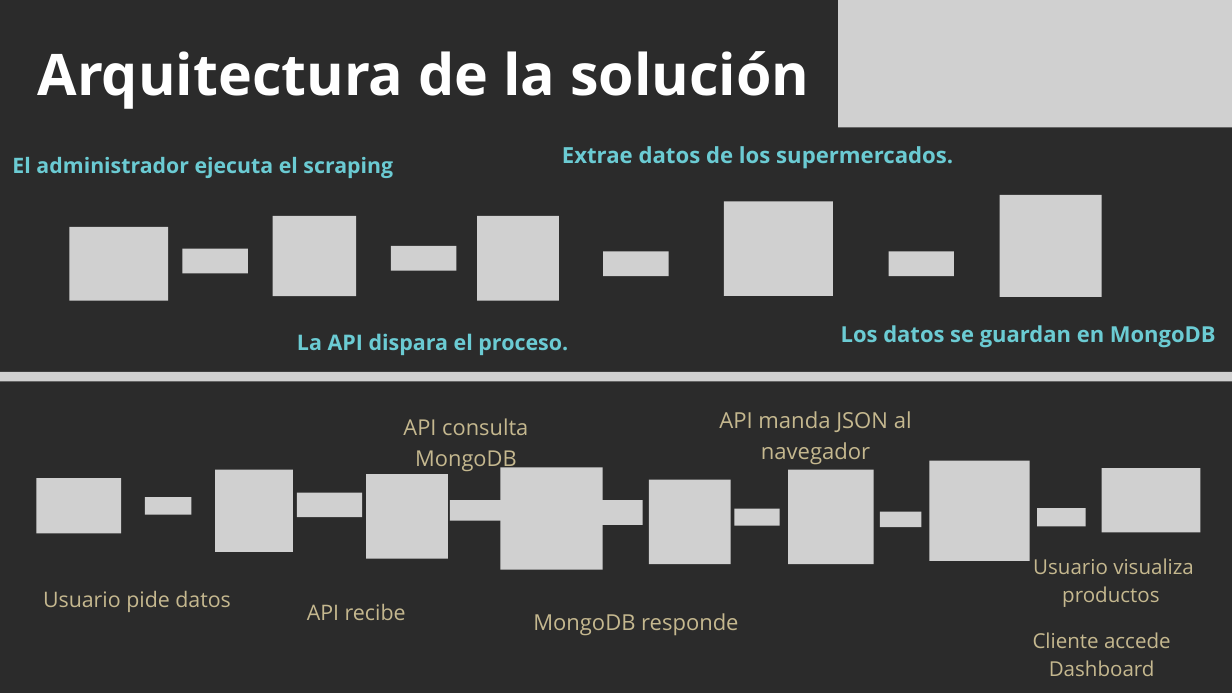
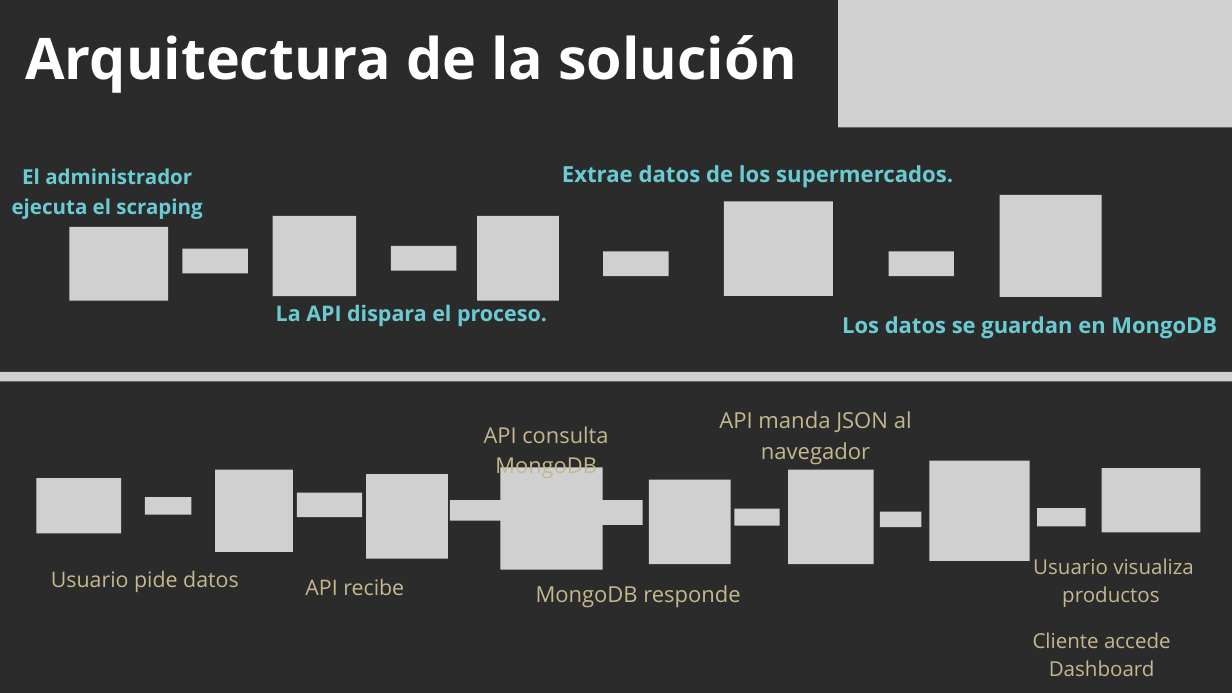
Before and after one commit to Minikronoz/Proyecto-Capstone-Grupo-1, a slide deck: slide 8 of Fase 2/Evidencias Proyecto/Presentación Proyecto.pptx. Drawn at 1232x693 pixels with LibreOffice and Linux fonts; fonts in the diff are those of the drawing; grey boxes stand for pictures; background and template pictures are left out; a plain dark background stands for a picture behind light text. Boxes give left, top, right and bottom in pixels: in the first picture for what was removed or moved away, otherwise in the second. Text is boxed around its words. In the diff, an @@ line names an element or a change of style, - is before the commit and + after.

```diff
--- a/Fase 2/Evidencias Proyecto/Presentación Proyecto.pptx
+++ b/Fase 2/Evidencias Proyecto/Presentación Proyecto.pptx
@@ text "Arquitectura de la solución" moved from (x1=38, y1=51, x2=809, y2=109) to (x1=25, y1=35, x2=797, y2=93) @@
@@ text "El administrador ejecuta el scraping" moved from (x1=12, y1=157, x2=393, y2=178) to (x1=12, y1=168, x2=202, y2=219) @@
@@ text "El administrador ejecuta el scraping" at (x1=12, y1=168, x2=202, y2=219): size 24.9 to 24 pt @@
@@ text "Extrae datos de los supermercados." moved from (x1=562, y1=146, x2=953, y2=168) to (x1=562, y1=165, x2=953, y2=188) @@
@@ text "La API dispara el proceso." moved from (x1=297, y1=333, x2=568, y2=355) to (x1=276, y1=304, x2=547, y2=326) @@
@@ text "Los datos se guardan en ..." moved from (x1=841, y1=325, x2=1216, y2=348) to (x1=842, y1=316, x2=1217, y2=339) @@
@@ text "API consulta MongoDB" moved from (x1=403, y1=418, x2=528, y2=472) to (x1=484, y1=426, x2=608, y2=479) @@
@@ text "Usuario pide datos" moved from (x1=43, y1=591, x2=231, y2=612) to (x1=51, y1=571, x2=239, y2=592) @@
@@ text "API recibe" moved from (x1=307, y1=604, x2=406, y2=620) to (x1=305, y1=579, x2=404, y2=595) @@
@@ text "MongoDB responde" moved from (x1=533, y1=613, x2=738, y2=636) to (x1=536, y1=585, x2=740, y2=608) @@
```
Also in this commit, not shown: 4 other slides changed.
